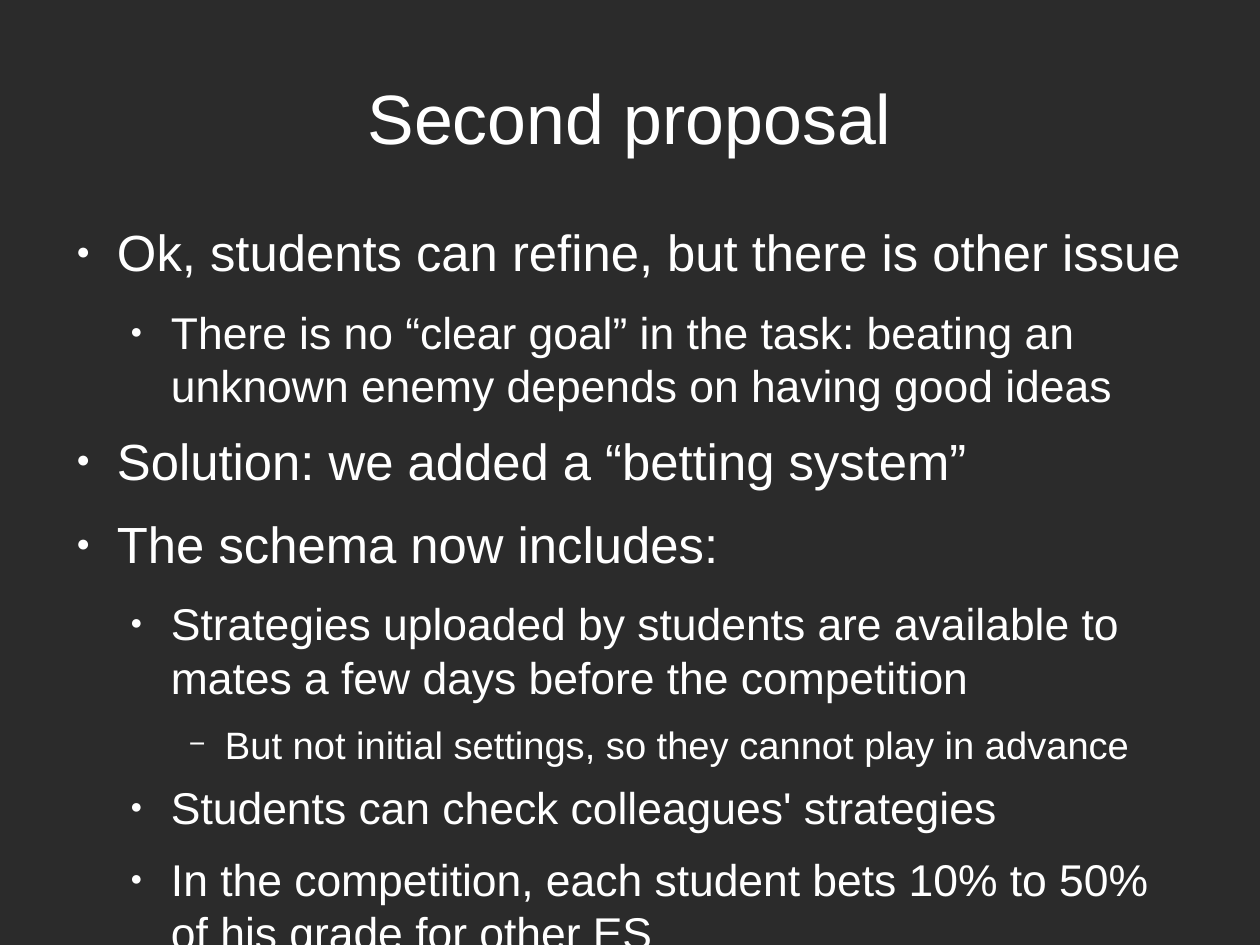
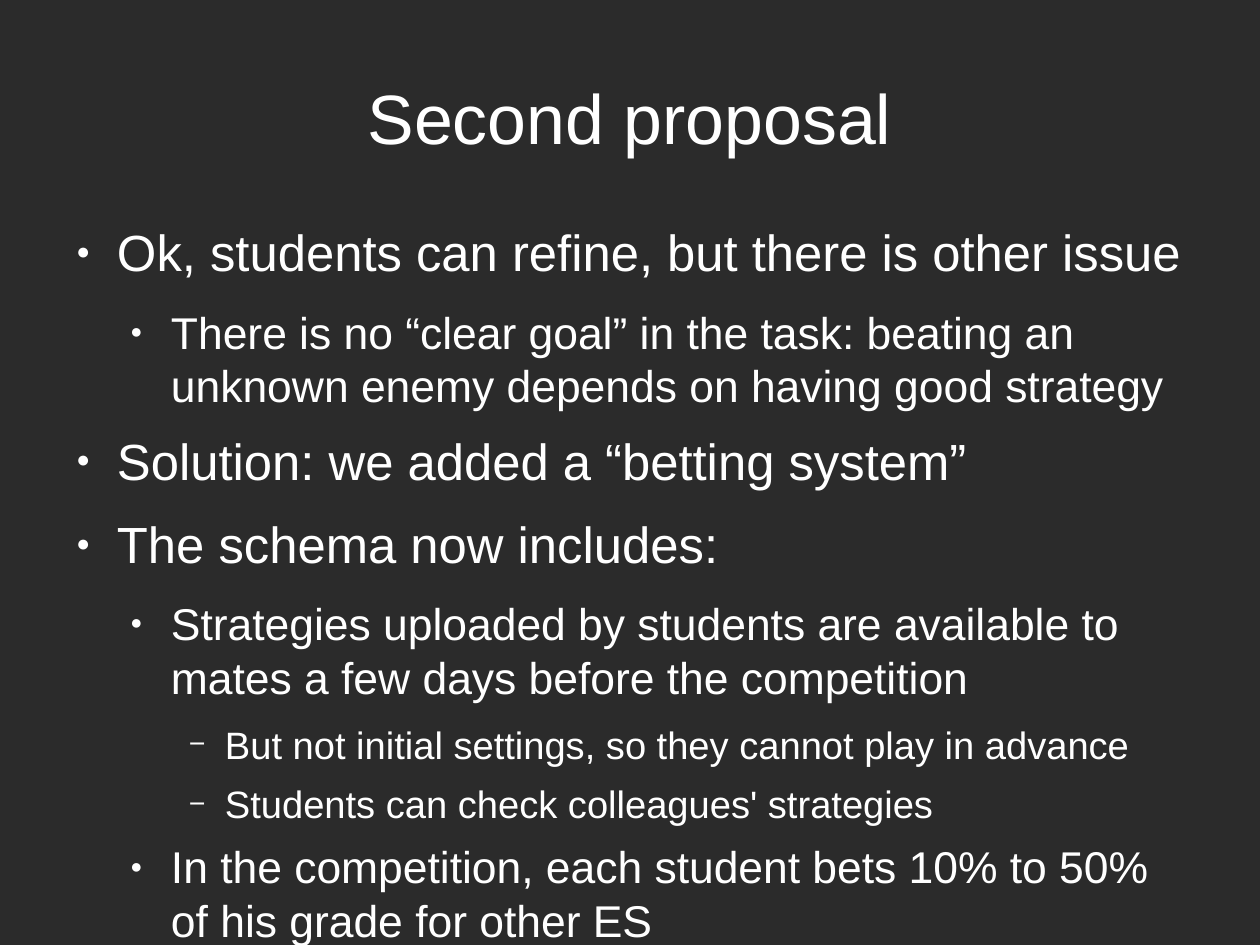
Before and after one commit to rompehielos013013013/gsiege, a slide deck: slide 22 of presentacion/Brunel2014/assessingCompetitions.odp (slide 19 before the commit). Drawn at 1260x945 pixels with LibreOffice and Linux fonts; fonts in the diff are those of the drawing; background and template pictures are left out; a plain dark background stands for a picture behind light text. Boxes give left, top, right and bottom in pixels: in the first picture for what was removed or moved away, otherwise in the second. Text is boxed around its words. In the diff, an @@ line names an element or a change of style, - is before the commit and + after.

```diff
--- a/presentacion/Brunel2014/assessingCompetitions.odp
+++ b/presentacion/Brunel2014/assessingCompetitions.odp
@@ text at (171, 316, 1163, 411): text changed @@
-  ● There is no “clear goal” in the task: beating an unknown enemy depends on having good ideas
+  ● There is no “clear goal” in the task: beating an unknown enemy depends on having good strategy
@@ text at (225, 790, 933, 826): size 28 to 24 pt in "Students can check colleagues' strategies"; bullet ● to −; list level 2 to 3 in "Students can check colleagues' strategies" @@
```
Also in this commit, not shown: 10 other slides changed, 3 slides added.
